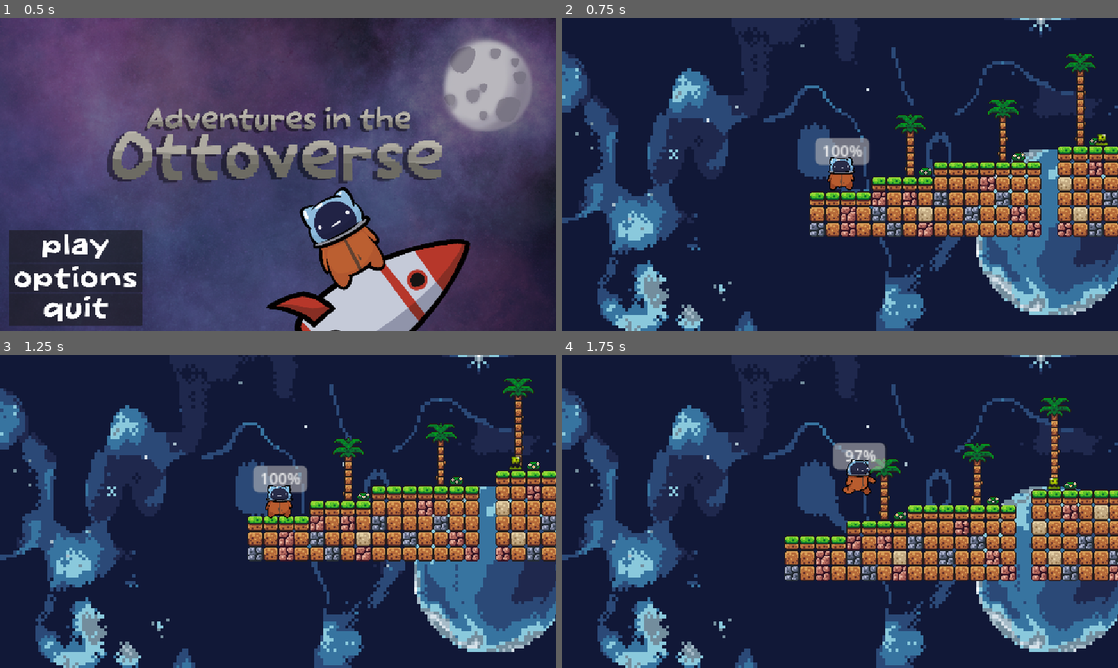
Above: before the commit, frames 1-4 (two rows, left to right).
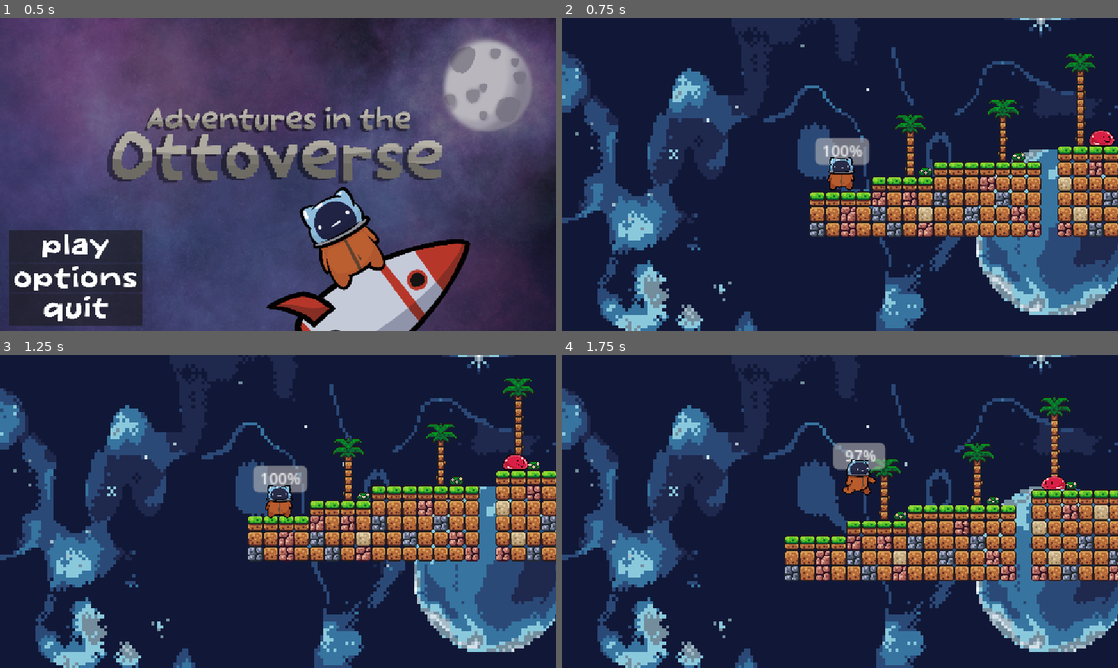
Above: after the commit, the same moments.

Repository: AC350144/FullyHacks2025
Game: Godot game, scene res://scenes/scene_switcher.tscn
Two runs of this game, one before a commit and one after it. Both use one fixed random seed, a clock stepped at 60 frames per second and the inputs below.
Inputs (mouse positions are in pixels of both pictures, inside the frame that each line leads up to):
- Up to frame 1 (0.5 s): no input
- Up to frame 2 (0.75 s): click (639, 246) at 0.5 s
- Up to frame 3 (1.25 s): no input
- Up to frame 4 (1.75 s): tap Enter at 1.25 s; hold Right (move_right) from 1.28 s (still down); tap Space (jump) at 1.52 s

Frame 1 is identical in both runs. In frame 2, 0.2% of the frame differs, in the area x 94-100%, y 35-42%; in frame 3, 0.2%; in frame 4, 0.2%.

Commit message:
changed slimes

Diff:
--- a/scenes/enemy_1.tscn
+++ b/scenes/enemy_1.tscn
@@ -1,39 +1,22 @@
-[gd_scene load_steps=9 format=3 uid="uid://cl38fvqorqh51"]
+[gd_scene load_steps=7 format=3 uid="uid://cl38fvqorqh51"]
 
 [ext_resource type="Script" uid="uid://c3djo6u421ftb" path="res://scripts/enemy_1.gd" id="1_ejytf"]
-[ext_resource type="Texture2D" uid="uid://dnf1p0h7cbi31" path="res://assets/brackeys_platformer_assets/sprites/slime_green.png" id="1_tcmaw"]
 [ext_resource type="PackedScene" uid="uid://cga0w5lgphsae" path="res://scenes/collision_box.tscn" id="2_a1412"]
-
-[sub_resource type="AtlasTexture" id="AtlasTexture_a1412"]
-atlas = ExtResource("1_tcmaw")
-region = Rect2(0, 25, 24, 25)
-
-[sub_resource type="AtlasTexture" id="AtlasTexture_ejytf"]
-atlas = ExtResource("1_tcmaw")
-region = Rect2(24, 25, 24, 25)
-
-[sub_resource type="AtlasTexture" id="AtlasTexture_dq62l"]
-atlas = ExtResource("1_tcmaw")
-region = Rect2(48, 25, 24, 25)
-
-[sub_resource type="AtlasTexture" id="AtlasTexture_d3026"]
-atlas = ExtResource("1_tcmaw")
-region = Rect2(72, 25, 24, 25)
+[ext_resource type="Texture2D" uid="uid://bkpbhockx2jgt" path="res://Assets/enemy/enemy1_1.png" id="2_l21ug"]
+[ext_resource type="Texture2D" uid="uid://c1n2ybpoed05y" path="res://Assets/enemy/enemy1_3.png" id="3_6nrqq"]
+[ext_resource type="Texture2D" uid="uid://cwqb5ympbslmg" path="res://Assets/enemy/enemy1_2.png" id="4_oweuj"]
 
 [sub_resource type="SpriteFrames" id="SpriteFrames_l21ug"]
 animations = [{
 "frames": [{
 "duration": 1.0,
-"texture": SubResource("AtlasTexture_a1412")
+"texture": ExtResource("2_l21ug")
 }, {
 "duration": 1.0,
-"texture": SubResource("AtlasTexture_ejytf")
+"texture": ExtResource("3_6nrqq")
 }, {
 "duration": 1.0,
-"texture": SubResource("AtlasTexture_dq62l")
-}, {
-"duration": 1.0,
-"texture": SubResource("AtlasTexture_d3026")
+"texture": ExtResource("4_oweuj")
 }],
 "loop": true,
 "name": &"default",
@@ -44,11 +27,10 @@
 script = ExtResource("1_ejytf")
 
 [node name="AnimatedSprite2D" type="AnimatedSprite2D" parent="."]
-position = Vector2(0, -11)
+position = Vector2(0, -9)
+scale = Vector2(0.0258294, 0.0254361)
 sprite_frames = SubResource("SpriteFrames_l21ug")
 autoplay = "default"
-frame = 3
-frame_progress = 0.60696
 
 [node name="Right_Check" type="RayCast2D" parent="."]
 position = Vector2(0, -7)
@@ -73,5 +55,6 @@
 collision_mask = 3
 
 [node name="Collision_Box" parent="." instance=ExtResource("2_a1412")]
+scale = Vector2(2.765, 1.535)
 
 [connection signal="timeout" from="Timer" to="." method="_on_timer_timeout"]
Binary file added: Assets/enemy/enemy1_1.png
Not shown, added: Assets/enemy/enemy1_1.png.import
Binary file added: Assets/enemy/enemy1_2.png
Not shown, added: Assets/enemy/enemy1_2.png.import
Binary file added: Assets/enemy/enemy1_3.png
Not shown, added: Assets/enemy/enemy1_3.png.import
